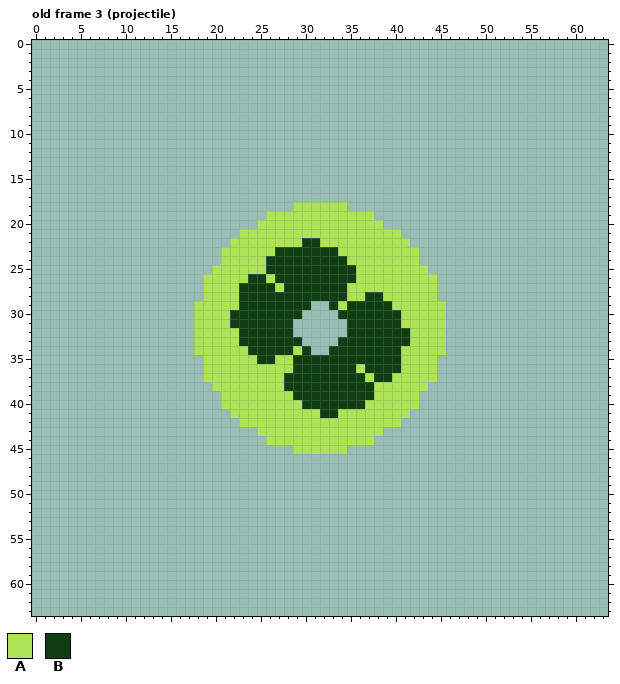
Edited in one commit: pixel-art file (WIP Assets/OverClock_Projectile.aseprite). The picture above was drawn from the file before the commit.
64x64 pixels, 8 frames. Shown: old frame 3 (projectile). The commit also changed other frames, which this record leaves out.
Palette (. is transparent): A #afe356  B #0e3e12
Pixels before, old frame 3 (projectile) (only the part around the change), first column x 3:
 4 .....................................................
 5 .....................................................
 6 .....................................................
 7 .....................................................
 8 .....................................................
 9 .....................................................
10 .....................................................
11 .....................................................
12 .....................................................
13 .....................................................
14 .....................................................
15 .....................................................
16 .....................................................
17 .....................................................
18 ..........................AAAAAA.....................
19 .......................AAAAAAAAAAAA..................
20 ......................AAAAAAAAAAAAAA.................
21 ....................AAAAAAAAAAAAAAAAAA...............
22 ...................AAAAAAAABBAAAAAAAAAA..............
23 ..................AAAAAABBBBBBBAAAAAAAAA.............
24 ..................AAAAABBBBBBBBBAAAAAAAA.............
25 .................AAAAAABBBBBBBBBBAAAAAAAA............
26 ................AAAAABBABBBBBBBBBAAAAAAAAA...........
27 ................AAAABBBBABBBBBBBAAAAAAAAAA...........
28 ................AAAABBBBBBBBBBBBAABBAAAAAA...........
29 ...............AAAAABBBBBBBB..BABBBBBAAAAAA..........
30 ...............AAAABBBBBBBB....BBBBBBBAAAAA..........
31 ...............AAAABBBBBBB......BBBBBBAAAAA..........
32 ...............AAAAABBBBBB......BBBBBBBAAAA..........
33 ...............AAAAABBBBBBB....BBBBBBBBAAAA..........
34 ...............AAAAAABBBBBAB..BBBBBBBBAAAAA..........
35 ................AAAAAABBAABBBBBBBBBBBBAAAA...........
36 ................AAAAAAAAAABBBBBBBABBBBAAAA...........
37 ................AAAAAAAAABBBBBBBBBABBAAAAA...........
38 .................AAAAAAAABBBBBBBBBBAAAAAA............
39 ..................AAAAAAAABBBBBBBBBAAAAA.............
40 ..................AAAAAAAAABBBBBBBAAAAAA.............
41 ...................AAAAAAAAAABBAAAAAAAA..............
42 ....................AAAAAAAAAAAAAAAAAA...............
43 ......................AAAAAAAAAAAAAA.................
44 .......................AAAAAAAAAAAA..................
45 ..........................AAAAAA.....................
46 .....................................................
47 .....................................................
48 .....................................................
49 .....................................................
50 .....................................................
51 .....................................................
52 .....................................................
53 .....................................................
54 .....................................................
55 .....................................................
56 .....................................................
57 .....................................................
58 .....................................................
59 .....................................................
60 .....................................................
61 .....................................................
62 .....................................................
63 .....................................................
After the commit:
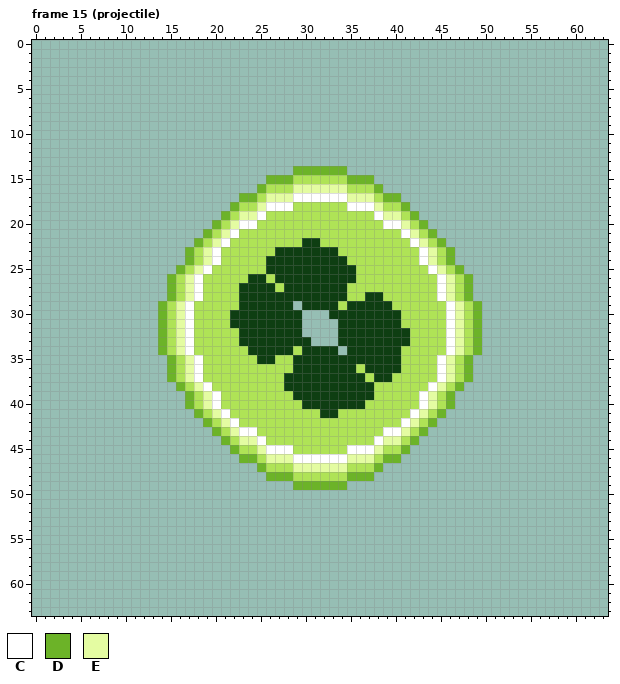
Colours new in this view: C #ffffff  D #6cb328  E #e4fca2
A new or re-ordered frame is compared with the old frame closest to it.
The exact change:
frames 8 -> 17
Changed rows in their new state; - is an unchanged pixel.
Frame 15 (projectile) is new; against old frame 3 (projectile), layer "Layer 6":
first column x 14:
14 ---------------DDDDDD---------------
15 ------------DDDAAAAAADDD------------
16 -----------DAAAEEEEEEAAAD-----------
17 ---------DDAEEECCCCCCEEEADD---------
18 --------DAAECCC------CCCEAAD--------
19 -------DAEEC------------CEEAD-------
20 ------DAECC--------------CCEAD------
21 -----DAEC------------------CEAD-----
22 ----DAEC--------------------CEAD----
23 ---DAEC----------------------CEAD---
24 ---DAEC----------------------CEAD---
25 --DAEC------------------------CEAD--
26 -DAEC--------------------------CEAD-
27 -DAEC--------------------------CEAD-
28 -DAEC--------------------------CEAD-
29 DAEC-----------.-BB-------------CEAD
30 DAEC---------------B------------CEAD
31 DAEC-----------B----B-----------CEAD
32 DAEC-----------B----B-----------CEAD
33 DAEC------------B---------------CEAD
34 DAEC-------------BB-.-----------CEAD
35 -DAEC--------------------------CEAD-
36 -DAEC--------------------------CEAD-
37 -DAEC--------------------------CEAD-
38 --DAEC------------------------CEAD--
39 ---DAEC----------------------CEAD---
40 ---DAEC----------------------CEAD---
41 ----DAEC--------------------CEAD----
42 -----DAEC------------------CEAD-----
43 ------DAECC--------------CCEAD------
44 -------DAEEC------------CEEAD-------
45 --------DAAECCC------CCCEAAD--------
46 ---------DDAEEECCCCCCEEEADD---------
47 -----------DAAAEEEEEEAAAD-----------
48 ------------DDDAAAAAADDD------------
49 ---------------DDDDDD---------------
Changed places in both pictures, as pixel boxes (x1, y1, x2, y2):
changed: (158, 166, 482, 490)
